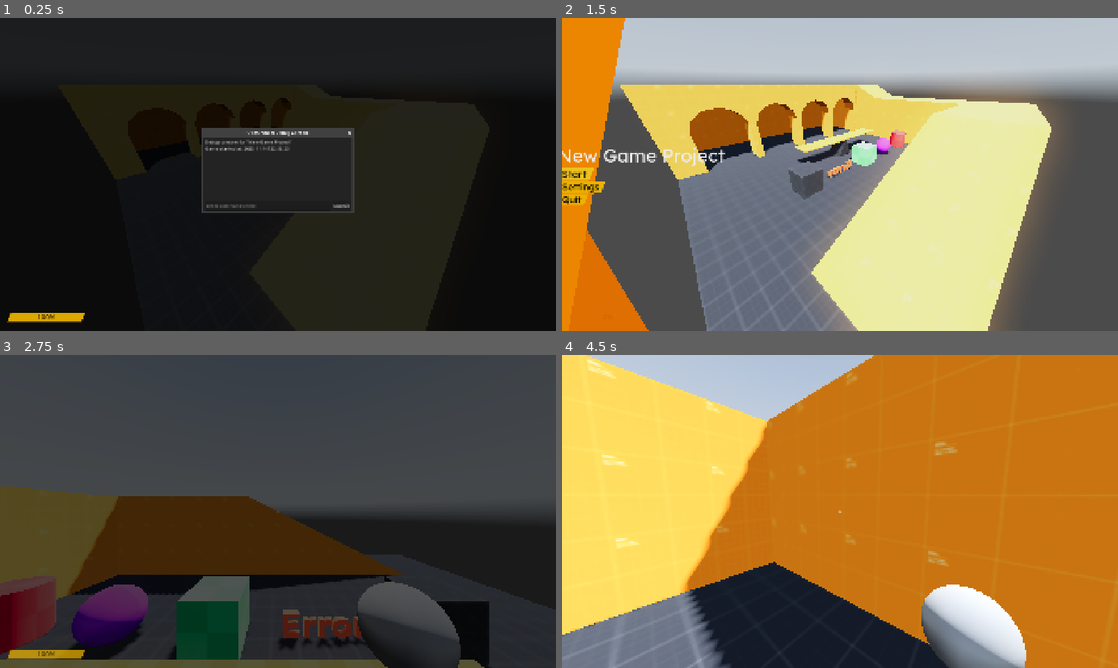
Above: before the commit, frames 1-4 (two rows, left to right).
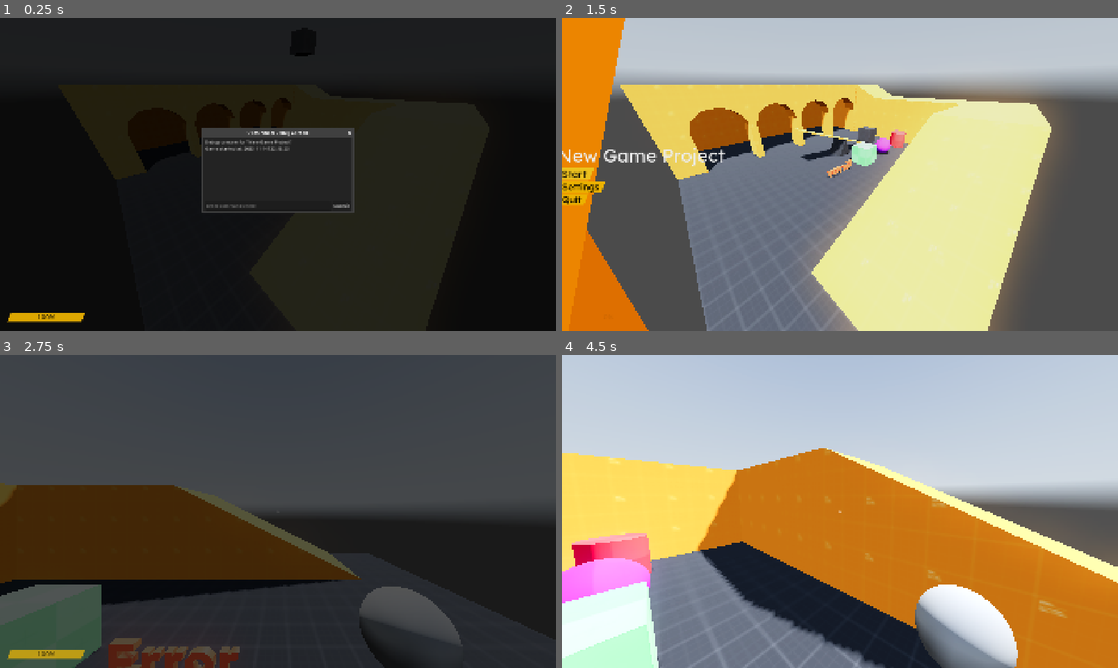
Above: after the commit, the same moments.

Repository: rayhan-nurdjaman/new-game-project
Game: Godot game, scene res://src/main.tscn
Same seed, same stepped clock (60 frames per second), same inputs: the game is played once before the commit and once after it. A sky picture missing from this copy of the repository is replaced by a grey-blue gradient.
Inputs (mouse positions are in pixels of both pictures, inside the frame that each line leads up to):
- Up to frame 1 (0.25 s): no input
- Up to frame 2 (1.5 s): click (828, 205) at 0.52 s; type "12" at 0.6 s; click "Start" at 1.25 s
- Up to frame 3 (2.75 s): move the mouse to (400, 495) at 2.02 s; hold D (move_right) from 2.03 s (still down); tap Space (move_jump) at 2.1, 2.27, 2.57 s
- Up to frame 4 (4.5 s): move the mouse to (812, 511) at 2.77 s; release D (move_right) at 2.78 s; hold W (move_forward) from 2.78 s (still down); right-click (812, 511) at 2.85 s; tap Space (move_jump) at 3.02, 3.05, 3.32, 3.8 s; move the mouse to (851, 505) at 3.52 s; hold E (interact_use) 3.53-4.28 s; move the mouse to (834, 517) at 4.27 s; tap Mouse wheel down (scroll_down) at 4.35 s

The runs differ from the first frame. In frame 1, less than 0.1% of the frame differs, in the area x 53-56%, y 11-13%; in frame 2, 1.0%; in frame 3, 22%; in frame 4, 54%, in the area x 0-100%, y 0-100%.

Commit message:
test setup

Diff:
--- a/src/levels/test_level.tscn
+++ b/src/levels/test_level.tscn
@@ -133,7 +133,7 @@
 shape = SubResource("BoxShape3D_6o3kl")
 
 [node name="RigidBody3D5" type="RigidBody3D" parent="."]
-transform = Transform3D(1, 0, 0, 0, 1, 0, 0, 0, 1, 4, 0.5, -2)
+transform = Transform3D(1, 0, 0, 0, 1, 0, 0, 0, 1, -2, 6.5, 0)
 mass = 5.0
 physics_material_override = SubResource("PhysicsMaterial_hdcac")
 
@@ -236,6 +236,7 @@
 polygon = PackedVector2Array(1.3000001, 0, 1.3000001, 2, 1.1, 2.5, 0.6, 2.9, 0, 3, -0.6, 2.9, -1.1, 2.5, -1.3000001, 2, -1.3000001, 0, -1.5, 0, -1.5, 4, 1.5, 4, 1.5, 0)
 
 [node name="SpawnPoint" type="Marker3D" parent="."]
+transform = Transform3D(1, 0, 0, 0, 1, 0, 0, 0, 1, 2, 1, 0)
 
 [node name="HingeJoint3D" type="HingeJoint3D" parent="."]
 transform = Transform3D(1, 0, 0, 0, 1, 0, 0, 0, 1, 0, 1, 0)
--- a/src/player/player.gd
+++ b/src/player/player.gd
@@ -1,6 +1,6 @@
 class_name Player
 
-extends CharacterBody3D
+extends RigidBody3D
 
 #TODO: Apply opposite force to the player
 
@@ -15,11 +15,11 @@
 # Object pickup constants
 const PICKUP_DISTANCE: float = 2.0
 const PICKUP_TRANSLATE_KP: float = 200.0  # PID constants for object pickup
-const PICKUP_TRANSLATE_KI: float = 100.0
+const PICKUP_TRANSLATE_KI: float = 10.0
 const PICKUP_TRANSLATE_KD: float = 20.0
 
 const PICKUP_ROTATE_KP: float = 50.0  # PID constants for object pickup
-const PICKUP_ROTATE_KI: float = 25.0
+const PICKUP_ROTATE_KI: float = 1.0
 const PICKUP_ROTATE_KD: float = 2.0
 
 # Throw constants
@@ -54,6 +54,7 @@
 var gravity_vector: Vector3 = ProjectSettings.get_setting("physics/3d/default_gravity_vector")
 @onready var jump_impulse: float = sqrt(2.0 * JUMP_HEIGHT * gravity)
 
+var move_direction: Vector3 = Vector3.ZERO
 
 func px_to_rad(pixels: float) -> float:
 	const SENS: float = 20.8 / 2.0
@@ -76,7 +77,7 @@
 			var delta_rot = new_rotation - current_rotation
 			camera.rotate(camera.transform.basis.x, delta_rot)
 
-			self.rotate(Vector3.UP, -px_to_rad(event.relative.x))
+			$Node3D.rotate(Vector3.UP, -px_to_rad(event.relative.x))
 
 			viewmodel_controller.offset += (Vector2(-event.relative.x, event.relative.y) / 8192.0)
 
@@ -134,8 +135,8 @@
 
 
 func get_move_direction() -> Vector3:
-	var basis_z: Vector3 = -get_transform().basis.z  # Negative Z axis is forward
-	var basis_x: Vector3 = get_transform().basis.x
+	var basis_z: Vector3 = -$Node3D.get_transform().basis.z  # Negative Z axis is forward
+	var basis_x: Vector3 = $Node3D.get_transform().basis.x
 	var input_forward: float = (
 		Input.get_action_strength("move_forward") - Input.get_action_strength("move_backward")
 	)
@@ -148,18 +149,55 @@
 	return move_direction.normalized()
 
 
-func move(move_direction: Vector3, delta: float) -> void:
-	if is_on_floor():
-		var accel_friction: Vector3 = (
-			gravity * FRICTION * Plane.PLANE_XZ.project(-velocity.normalized())
-		)
-		velocity += (
-			accel_friction.normalized() * min(accel_friction.length() * delta, velocity.length())
-		)
+#func move(move_direction: Vector3, delta: float) -> void:
+	#if is_on_floor():
+		#var accel_friction: Vector3 = (
+			#gravity * FRICTION * Plane.PLANE_XZ.project(-velocity.normalized())
+		#)
+		#velocity += (
+			#accel_friction.normalized() * min(accel_friction.length() * delta, velocity.length())
+		#)
+#
+	#var speed: float
+	#var accel: float
+	#if is_on_floor():
+		#speed = SPEED_GROUND
+		#accel = ACCEL_GROUND
+	#else:
+		#speed = SPEED_AIR
+		#accel = ACCEL_AIR
+#
+	#var accel_move: Vector3 = accel * move_direction
+	#var speed_target: float = move_direction.length() * speed
+	#var speed_projection: float = velocity.dot(accel_move.normalized())
+#
+	#velocity += (
+		#accel_move.normalized()
+		#* min(accel_move.length() * delta, max(speed_target - speed_projection, 0.0))
+	#)
+#
+	#if not is_on_floor():
+		#velocity += gravity * gravity_vector * delta
+	#elif Input.is_action_just_pressed("move_jump"):  # Is on floor
+		#velocity += -gravity_vector * jump_impulse
+
+
+func _integrate_forces(state: PhysicsDirectBodyState3D) -> void:
+	var is_on_floor: bool = false
+	var count: int = state.get_contact_count()
+	var max_cosine: float = cos(PI/4.0)
+
+	for contact_id in range(count):
+		var normal: Vector3 = state.get_contact_local_normal(contact_id)
+		if normal.dot(Vector3.UP) >= max_cosine:
+			is_on_floor = true
+			break
+
+	print(is_on_floor)
 
 	var speed: float
 	var accel: float
-	if is_on_floor():
+	if is_on_floor:
 		speed = SPEED_GROUND
 		accel = ACCEL_GROUND
 	else:
@@ -168,17 +206,17 @@
 
 	var accel_move: Vector3 = accel * move_direction
 	var speed_target: float = move_direction.length() * speed
-	var speed_projection: float = velocity.dot(accel_move.normalized())
-
-	velocity += (
-		accel_move.normalized()
-		* min(accel_move.length() * delta, max(speed_target - speed_projection, 0.0))
-	)
-
-	if not is_on_floor():
-		velocity += gravity * gravity_vector * delta
-	elif Input.is_action_just_pressed("move_jump"):  # Is on floor
-		velocity += -gravity_vector * jump_impulse
+	var speed_projection: float = linear_velocity.dot(move_direction)
+
+	state.apply_central_impulse(accel_move.normalized() * mass * min(accel_move.length() * state.step, max(speed_target - speed_projection, 0.0)))
+#
+	#velocity += (
+		#accel_move.normalized()
+		#)
+	#)
+
+	if is_on_floor and Input.is_action_just_pressed("move_jump"):
+		state.apply_central_impulse(-gravity_vector * mass * jump_impulse)
 
 
 func update_held_object(delta: float) -> void:
@@ -198,7 +236,8 @@
 			translation_error * PICKUP_TRANSLATE_KP + pickup_translation_integral * PICKUP_TRANSLATE_KI + translation_derivative * PICKUP_TRANSLATE_KD
 		)
 
-		held_object.apply_central_force(force.clamp(Vector3(-50, -50, -50), Vector3(50, 50, 50)))
+		held_object.apply_central_force(force)
+		apply_central_force(-force)
 
 		var current_quat: Quaternion = held_object.global_transform.basis.get_rotation_quaternion()
 		var target_quat: Quaternion = camera.global_transform.basis.get_rotation_quaternion() * held_object_original_orientation
@@ -221,10 +260,10 @@
 
 
 func _physics_process(delta: float) -> void:
-	var move_direction: Vector3 = Vector3.ZERO
+	move_direction = Vector3.ZERO
 	move_direction = get_move_direction()
-	move(move_direction, delta)
-	move_and_slide()
+	#move(move_direction, delta)
+	#move_and_slide()
 	update_held_object(delta)
 
 	var new_basis := Basis.IDENTITY
--- a/src/player/player.tscn
+++ b/src/player/player.tscn
@@ -9,32 +9,41 @@
 radius = 0.1
 height = 0.2
 
-[node name="Player" type="CharacterBody3D" node_paths=PackedStringArray("camera", "raycast", "viewmodel_controller")]
-collision_layer = 2
+[node name="Player" type="RigidBody3D" node_paths=PackedStringArray("camera", "raycast", "viewmodel_controller")]
+axis_lock_angular_x = true
+axis_lock_angular_y = true
+axis_lock_angular_z = true
+mass = 5.0
+can_sleep = false
+contact_monitor = true
+max_contacts_reported = 16
 script = ExtResource("1_4flbx")
-camera = NodePath("Camera3D")
-raycast = NodePath("Camera3D/RayCast3D")
-viewmodel_controller = NodePath("Camera3D/ViewmodelController")
+camera = NodePath("Node3D/Camera3D")
+raycast = NodePath("Node3D/Camera3D/RayCast3D")
+viewmodel_controller = NodePath("Node3D/Camera3D/ViewmodelController")
 
 [node name="CollisionShape3D" type="CollisionShape3D" parent="."]
 transform = Transform3D(1, 0, 0, 0, 1, 0, 0, 0, 1, 0, 1, 0)
 shape = SubResource("CapsuleShape3D_4flbx")
 
-[node name="Camera3D" type="Camera3D" parent="."]
+[node name="Node3D" type="Node3D" parent="."]
+
+[node name="Camera3D" type="Camera3D" parent="Node3D"]
 transform = Transform3D(1, 0, 0, 0, 1, 0, 0, 0, 1, 0, 1.5, 0)
+current = true
 fov = 90.0
 
-[node name="RayCast3D" type="RayCast3D" parent="Camera3D"]
+[node name="RayCast3D" type="RayCast3D" parent="Node3D/Camera3D"]
 target_position = Vector3(0, 0, -3)
 collision_mask = 53
 collide_with_areas = true
 
-[node name="ViewmodelController" type="Node3D" parent="Camera3D" node_paths=PackedStringArray("player", "camera", "viewmodel")]
+[node name="ViewmodelController" type="Node3D" parent="Node3D/Camera3D" node_paths=PackedStringArray("player", "camera", "viewmodel")]
 script = ExtResource("2_mf2ua")
-player = NodePath("../..")
+player = NodePath("../../..")
 camera = NodePath("..")
 viewmodel = NodePath("MeshInstance3D")
 
-[node name="MeshInstance3D" type="MeshInstance3D" parent="Camera3D/ViewmodelController"]
+[node name="MeshInstance3D" type="MeshInstance3D" parent="Node3D/Camera3D/ViewmodelController"]
 transform = Transform3D(1, 0, 0, 0, 1, 0, 0, 0, 1, 0.3, -0.30000007, -0.4)
 mesh = SubResource("SphereMesh_rxibo")
--- a/src/player/viewmodel_controller.gd
+++ b/src/player/viewmodel_controller.gd
@@ -36,7 +36,7 @@
 	offset += (KP * error + KI * integral + KD * derivative) * delta
 
 	# Bob the viewmodel while moving
-	var player_projected_velocity = Plane.PLANE_XZ.project(player.velocity).length()
+	var player_projected_velocity = Plane.PLANE_XZ.project(player.linear_velocity).length()
 	viewmodel_bob_phase += player_projected_velocity * BOB_SPEED * delta
 
 	var sine: float = sin(viewmodel_bob_phase)
